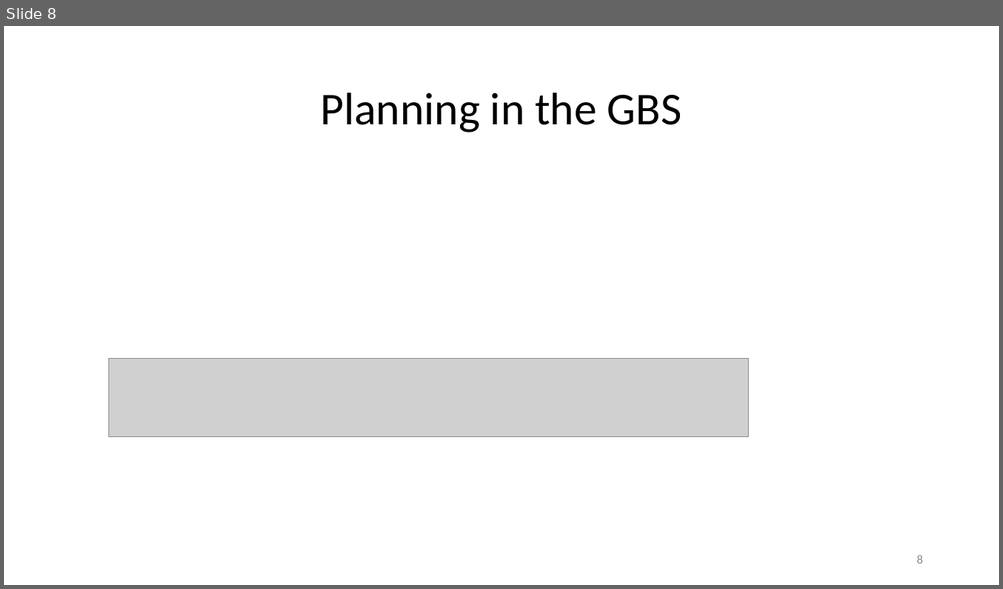
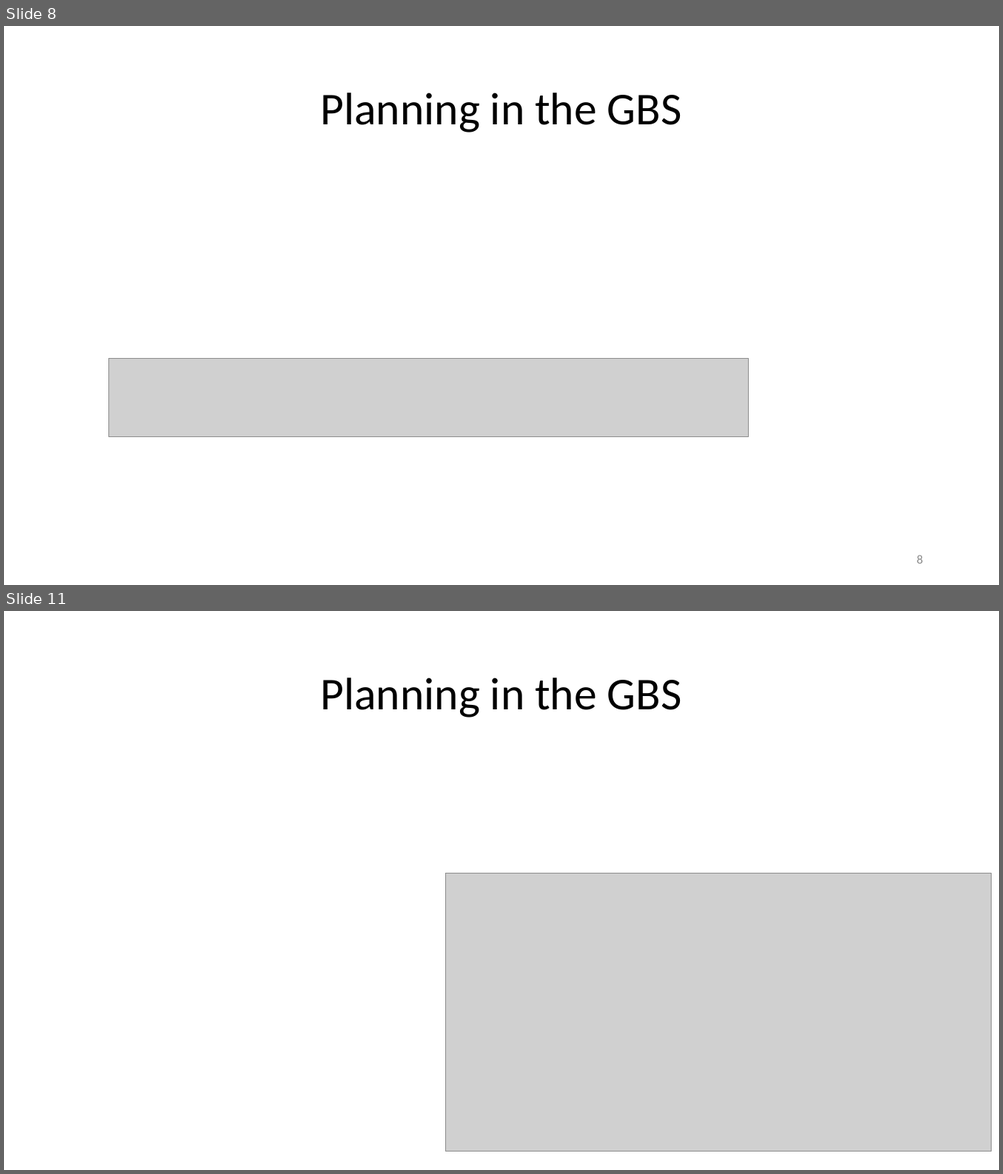
Before and after one commit to AlonSpinner/AutonomousNavigationCourse, a slide deck: project/docs/cbMDP_DAN_backup.pptx. Shown one above the other, each under a label of ours: slide 8 before the commit, slides 8 and 11 after it; the slides between them are not shown. The pictures are 1003x589 and 1003x1174 pixels, drawn with LibreOffice and Linux fonts; fonts in the diff are those of the drawing; grey boxes stand for pictures. Boxes give left, top, right and bottom in pixels: in the first picture for what was removed or moved away, otherwise in the second. Text is boxed around its words. In the diff, an @@ line names an element or a change of style, - is before the commit and + after.

```diff
--- a/project/docs/cbMDP_DAN_backup.pptx
+++ b/project/docs/cbMDP_DAN_backup.pptx
@@ slide 11 added at bbox=[4, 611, 999, 1170], background #FFFFFF @@
@@ title added at bbox=[321, 678, 682, 718], 44 pt, text #000000 @@
+Planning in the GBS
@@ picture added at bbox=[446, 874, 992, 1152] @@
@@ page number added at bbox=[910, 1151, 922, 1153], 12 pt, text #8C8C8C @@
+11
```
Also in this commit, not shown: 1 slide changed, 2 other slides added.
